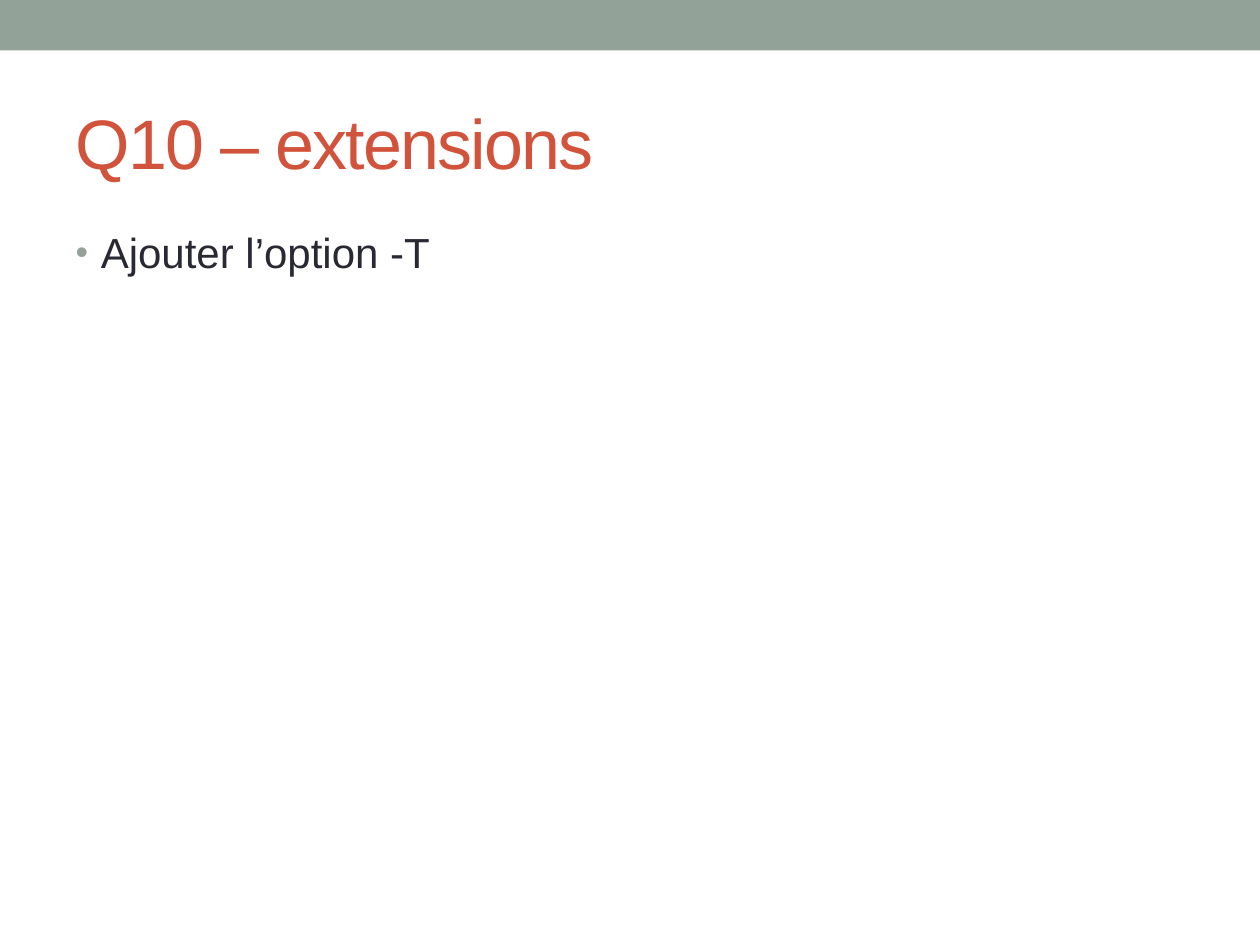
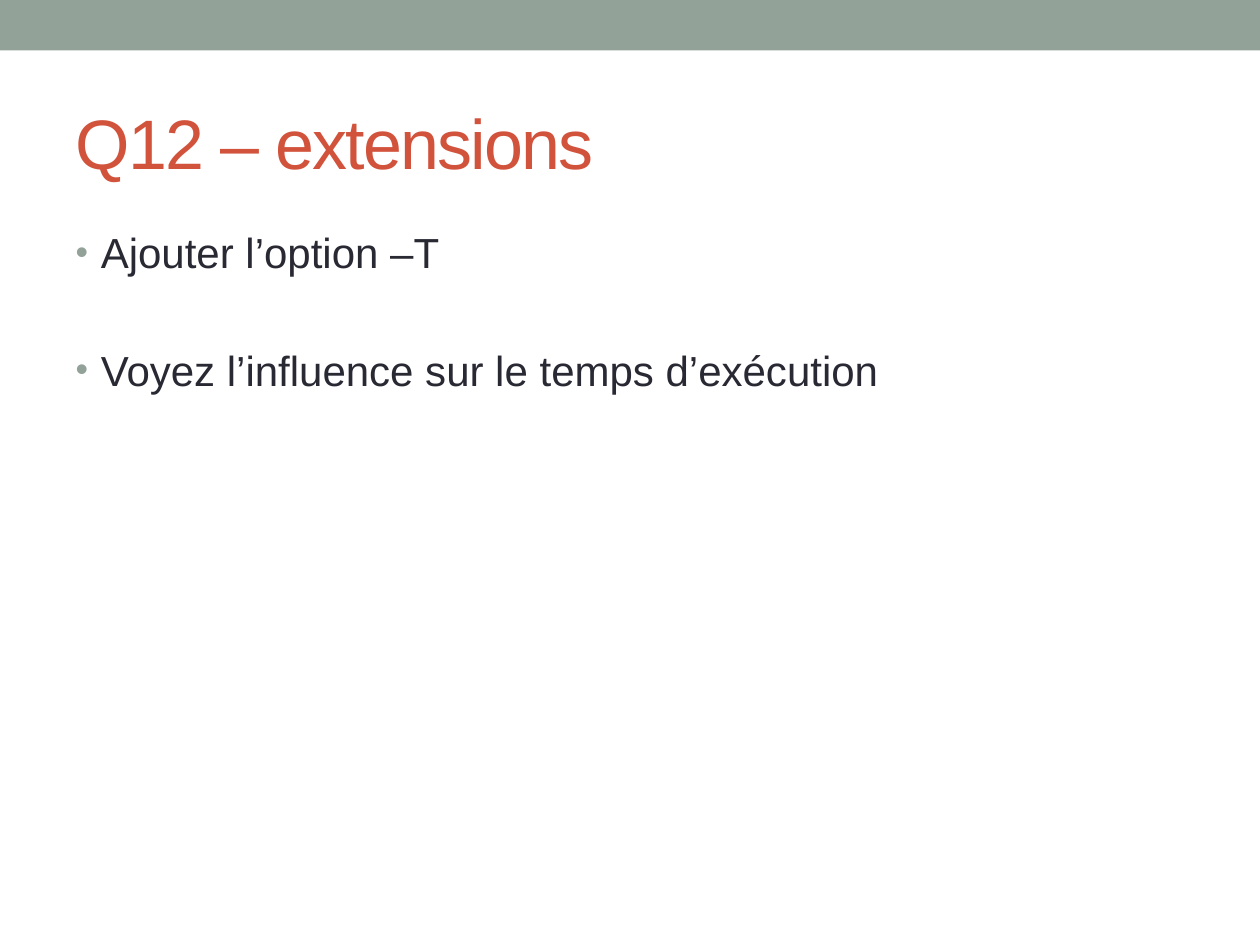
Before and after one commit to GATB/DiscoSnp, a slide deck: slide 7 of donot_release/formation_montpellier/TP_formation_colib'read.pptx. Drawn at 1260x945 pixels with LibreOffice and Linux fonts; fonts in the diff are those of the drawing. Boxes give left, top, right and bottom in pixels: in the first picture for what was removed or moved away, otherwise in the second. Text is boxed around its words. In the diff, an @@ line names an element or a change of style, - is before the commit and + after.

```diff
--- a/donot_release/formation_montpellier/TP_formation_colib'read.pptx
+++ b/donot_release/formation_montpellier/TP_formation_colib'read.pptx
@@ title at bbox=[76, 118, 594, 182]: text changed @@
-Q10 – extensions
+Q12 – extensions
@@ text at bbox=[101, 237, 878, 394]: text changed @@
-• Ajouter l’option -T
+• Ajouter l’option –T
+• Voyez l’influence sur le temps d’exécution
```
Also in this commit, not shown: 14 other slides changed, 2 slides added, 1 slide removed, 6 other files.
